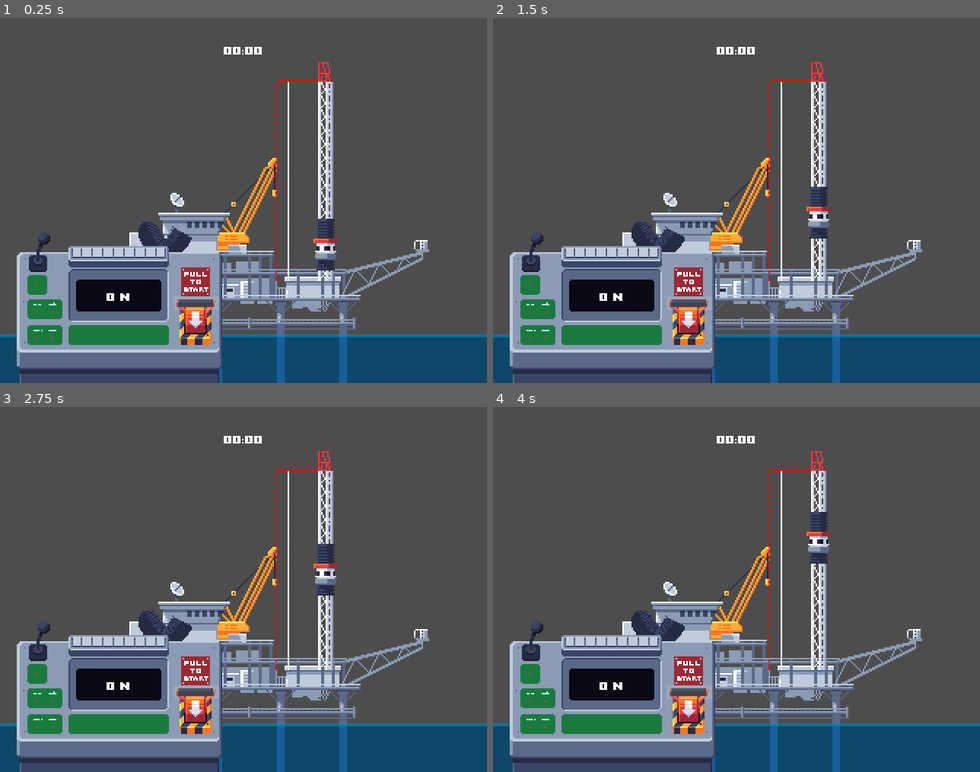
Above: before the commit, frames 1-4 (two rows, left to right).
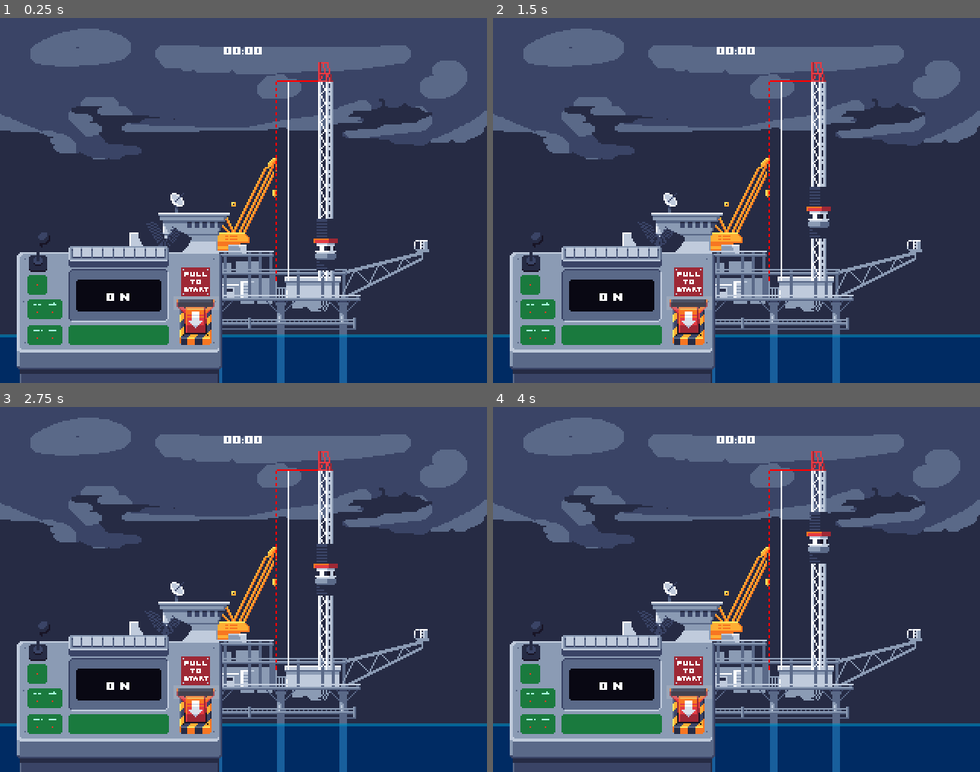
Above: after the commit, the same moments.

Repository: mattismoel/jam-project
Game: Godot game, scene res://scene/level/oil-rig/oil_rig_level.tscn
Two runs of this game, one before a commit and one after it. Both use one fixed random seed, a clock stepped at 60 frames per second and the inputs below. The project has no main scene, so this scene is started directly.
Inputs (mouse positions are in pixels of both pictures, inside the frame that each line leads up to):
- Up to frame 1 (0.25 s): no input
- Up to frame 2 (1.5 s): move the mouse to (843, 182) at 0.52 s; click (843, 182) at 0.6 s; move the mouse to (639, 218) at 1.27 s; click (639, 218) at 1.35 s
- Up to frame 3 (2.75 s): move the mouse to (292, 509) at 2.02 s; click (292, 509) at 2.1 s
- Up to frame 4 (4 s): move the mouse to (712, 662) at 2.77 s; click (712, 662) at 2.85 s; move the mouse to (882, 644) at 3.52 s; click (882, 644) at 3.6 s

The runs differ from the first frame. In frame 1, 75% of the frame differs, in the area x 0-100%, y 0-100%; in frame 2, 75%; in frame 3, 75%; in frame 4, 75%.

Commit message:
add background to oil rig level

Diff:
--- a/scene/level/oil-rig/fish.tscn
+++ b/scene/level/oil-rig/fish.tscn
@@ -44,10 +44,9 @@
 "speed": 5.0
 }]
 
-[node name="Fish" type="Area2D" node_paths=PackedStringArray("move_component", "_raycast")]
+[node name="Fish" type="Area2D" node_paths=PackedStringArray("move_component")]
 script = ExtResource("1_rtuta")
 move_component = NodePath("MoveComponent")
-_raycast = NodePath("")
 
 [node name="VisibleOnScreenNotifier2D" type="VisibleOnScreenNotifier2D" parent="."]
 scale = Vector2(1.2, 0.5)
--- a/scene/level/oil-rig/oil_rig_level.tscn
+++ b/scene/level/oil-rig/oil_rig_level.tscn
@@ -1,8 +1,9 @@
-[gd_scene load_steps=13 format=3 uid="uid://h4d3fuao8tjs"]
+[gd_scene load_steps=14 format=3 uid="uid://h4d3fuao8tjs"]
 
 [ext_resource type="PackedScene" uid="uid://ody26jyu8ijn" path="res://scene/level/oil-rig/oil_rig_tower.tscn" id="1_kgynb"]
 [ext_resource type="Script" path="res://scene/level/oil-rig/oil_rig_level.gd" id="1_mnn4l"]
 [ext_resource type="Texture2D" uid="uid://h4ng4ewm1dew" path="res://scene/level/oil-rig/asset/oil_rig.png" id="2_nn0et"]
+[ext_resource type="Texture2D" uid="uid://co06h5wxstxyn" path="res://scene/level/oil-rig/asset/background.png" id="3_it7by"]
 [ext_resource type="PackedScene" uid="uid://bqjvqdiebn7pk" path="res://scene/tutorial-blueprint/test_tutorial.tscn" id="3_r5pke"]
 [ext_resource type="PackedScene" uid="uid://dd2ewt7x3a12v" path="res://water/water_body.tscn" id="5_c1pe6"]
 [ext_resource type="Script" path="res://scene/level/oil-rig/oil_rig_minigame.gd" id="6_gxpuv"]
@@ -34,10 +35,26 @@
 
 [node name="Environment" type="Node2D" parent="."]
 
+[node name="Sprite2D" type="Sprite2D" parent="Environment"]
+texture = ExtResource("3_it7by")
+centered = false
+
 [node name="Rig" type="Sprite2D" parent="Environment"]
 position = Vector2(76, 92)
 texture = ExtResource("2_nn0et")
 centered = false
+
+[node name="ColorRect" type="ColorRect" parent="Environment"]
+custom_minimum_size = Vector2(320, 400)
+anchors_preset = 15
+anchor_right = 1.0
+anchor_bottom = 1.0
+offset_top = 240.0
+offset_right = 320.0
+offset_bottom = 640.0
+grow_horizontal = 2
+grow_vertical = 2
+color = Color(0.14902, 0.168627, 0.266667, 1)
 
 [node name="WaterBody" parent="Environment" instance=ExtResource("5_c1pe6")]
 position = Vector2(0, 209)
Binary file added: scene/level/oil-rig/asset/background.png
Not shown, added: scene/level/oil-rig/asset/background.png.import
Not shown: 2 places in scene/level/oil-rig/oil_rig_level.tscn that only renumber resources
